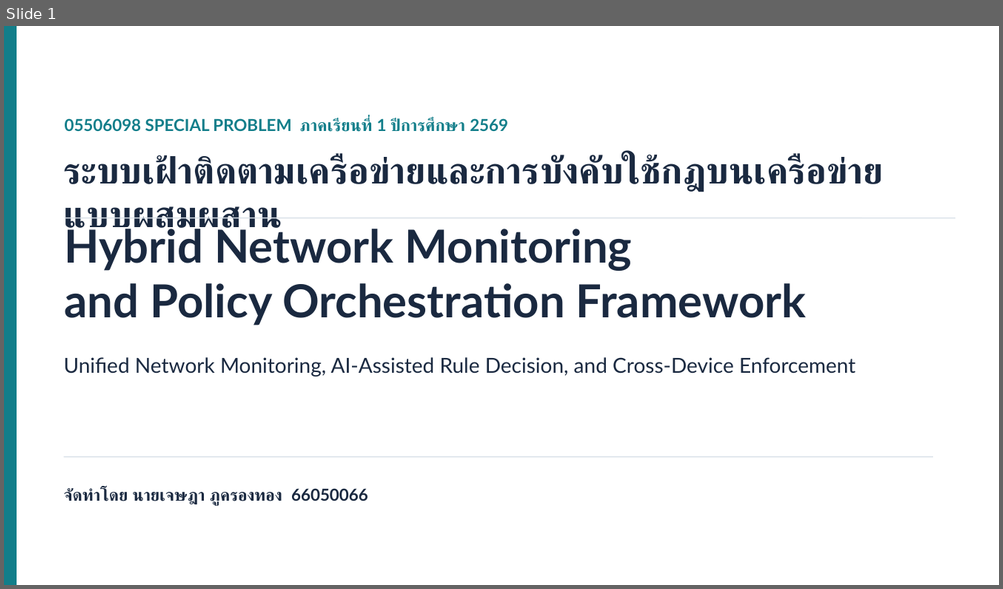
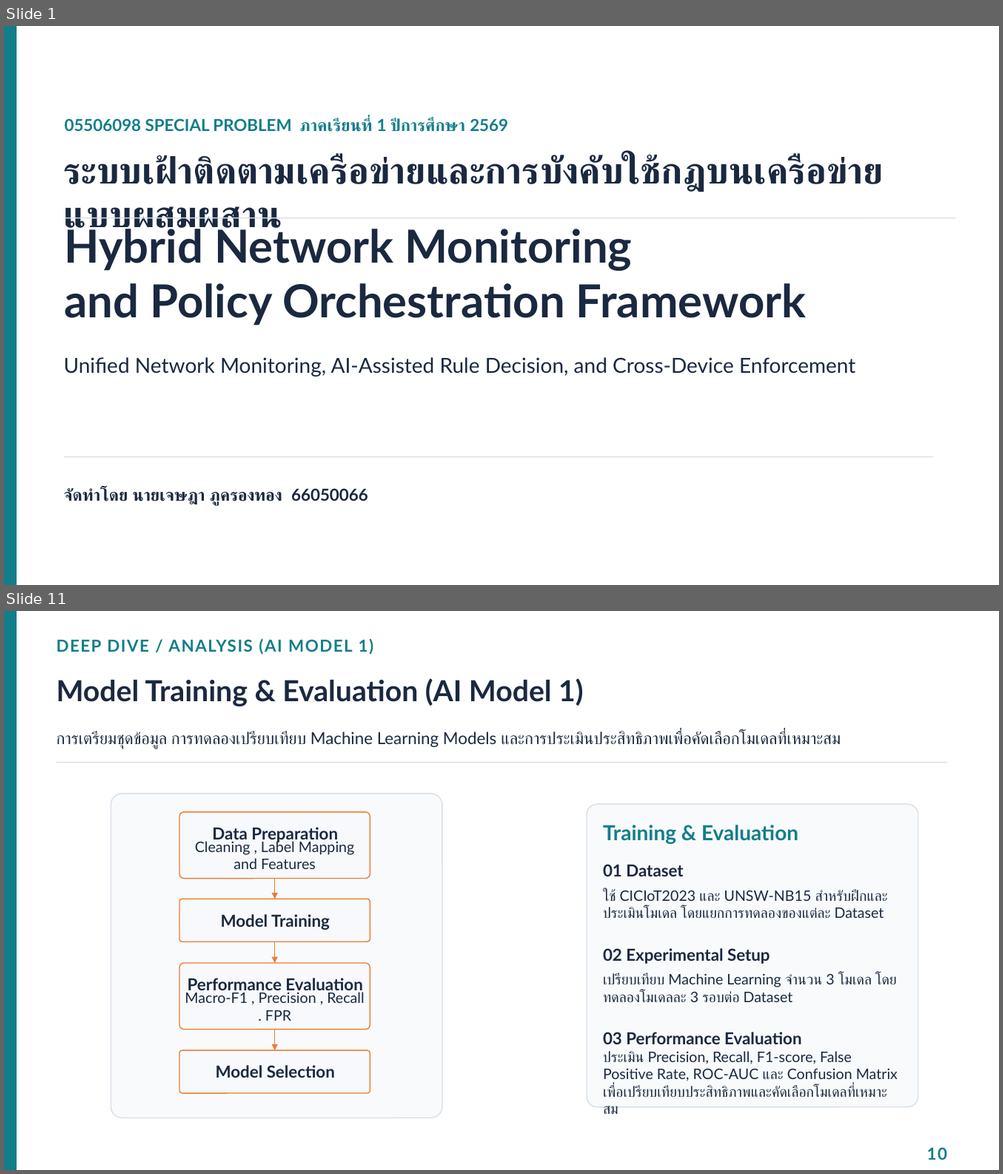
Before and after one commit to Jesadaphoukrongthong/Hybrid-Network-Monitoring-and-Policy-Orchestration-Framework, a slide deck: docs/paper/Hybrid_Framework_Presentation.pptx. Shown one above the other, each under a label of ours: slide 1 before the commit, slides 1 and 11 after it; the slides between them are not shown. The pictures are 1003x589 and 1003x1174 pixels, drawn with LibreOffice and Linux fonts; fonts in the diff are those of the drawing. Boxes give left, top, right and bottom in pixels: in the first picture for what was removed or moved away, otherwise in the second. Text is boxed around its words. In the diff, an @@ line names an element or a change of style, - is before the commit and + after.

```diff
--- a/docs/paper/Hybrid_Framework_Presentation.pptx
+++ b/docs/paper/Hybrid_Framework_Presentation.pptx
@@ slide 11 added at [4, 611, 999, 1170], background #FFFFFF @@
@@ rectangle added at [4, 611, 16, 1170], fill #127E8A, outline #127E8A 1 pt @@
@@ text added at [57, 638, 374, 655], 16 pt, text #127E8A, bold @@
+DEEP DIVE / ANALYSIS (AI MODEL 1)
@@ text added at [57, 678, 583, 706], 28 pt, text #1A2940, bold @@
+Model Training & Evaluation (AI Model 1)
@@ text added at [57, 731, 840, 749], 16 pt, text #1A2940 @@
+การเตรียมชุดข้อมูล การทดลองเปรียบเทียบ Machine Learning Models และการประเมินประสิทธิภาพเพื่อคัดเลือกโมเดลที่เหมาะสม
@@ line added from (57, 763) to (947, 763), #D8E0E8 1 pt @@
@@ rounded rectangle added at [111, 794, 442, 1119], fill #F8FAFC, outline #D8E0E8 1 pt @@
@@ arrow added from (275, 879) to (275, 899), #ED7D31 0.5 pt @@
@@ arrow added from (275, 943) to (275, 963), #ED7D31 0.5 pt @@
@@ arrow added from (275, 1030) to (275, 1051), #ED7D31 0.5 pt @@
@@ group added at [586, 804, 918, 1107]: 4 texts, 1 rounded rectangle @@
+Training & Evaluation
+01 Dataset
+ใช้ CICIoT2023 และ UNSW-NB15 สำหรับฝึกและประเมินโมเดล โดยแยกการทดลองของแต่ละ Dataset
+02 Experimental Setup
+เปรียบเทียบ Machine Learning จำนวน 3 โมเดล โดยทดลองโมเดลละ 3 รอบต่อ Dataset
+03 Performance Evaluation
+ประเมิน Precision, Recall, F1-score, False Positive Rate, ROC-AUC และ Confusion Matrix เพื่อเปรียบเทียบประสิทธิภาพและคัดเลือกโมเดลที่เหมาะสม
@@ group added at [179, 812, 370, 1093]: 6 texts, 4 rounded rectangles @@
+Data Preparation
+Cleaning , Label Mapping and Features
+Model Training
+Performance Evaluation
+Macro-F1 , Precision , Recall . FPR
+Model Selection
@@ text added at [927, 1147, 947, 1160], 16 pt, text #127E8A, bold @@
+10
```
Also in this commit, not shown: 13 slides changed, 3 other slides added, 8 slides removed, 6 other files.
